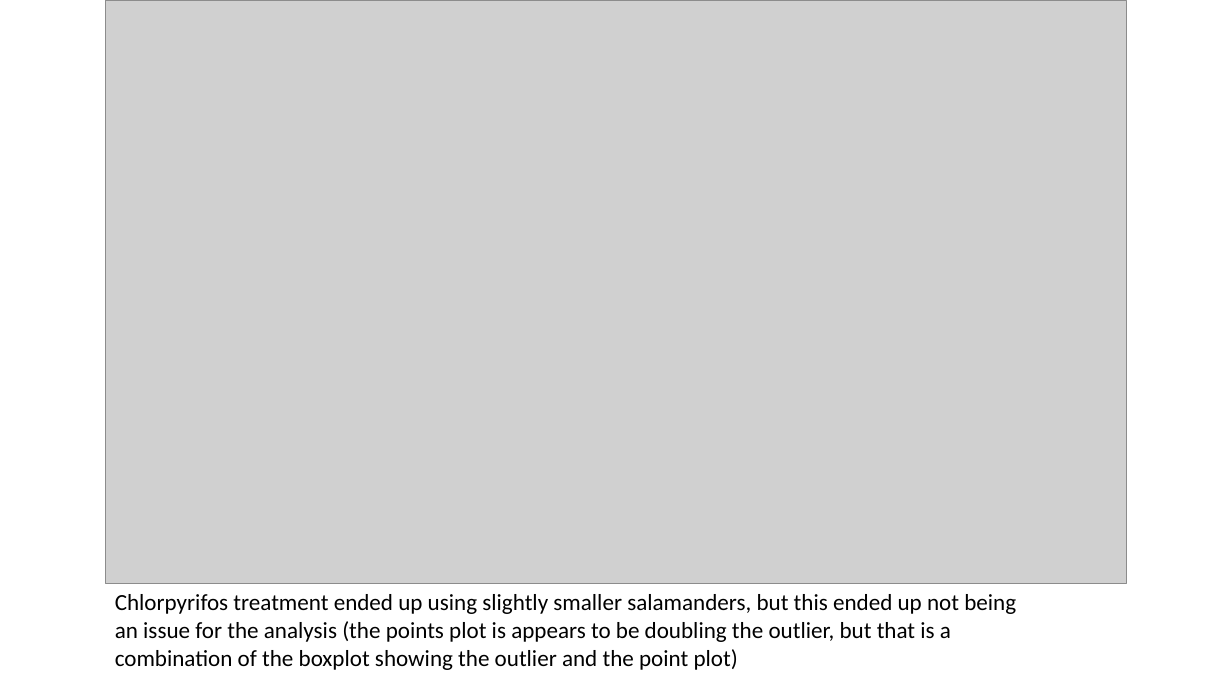
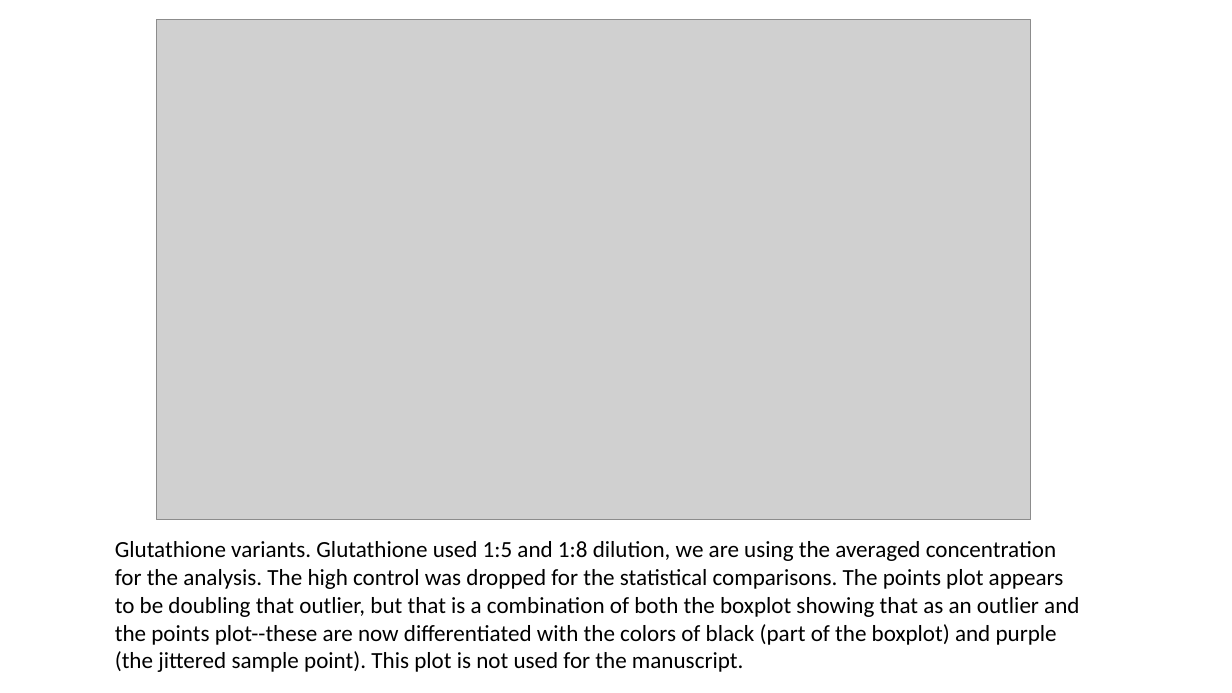
Before and after one commit to amphibian-exeff/vanmeter_salamander_exposures, a slide deck: slide 3 of pptx/rvm_salamander_gsh_analyses.pptx. Drawn at 1232x693 pixels with LibreOffice and Linux fonts; fonts in the diff are those of the drawing; grey boxes stand for pictures. Boxes give left, top, right and bottom in pixels: in the first picture for what was removed or moved away, otherwise in the second. Text is boxed around its words. In the diff, an @@ line names an element or a change of style, - is before the commit and + after.

```diff
--- a/pptx/rvm_salamander_gsh_analyses.pptx
+++ b/pptx/rvm_salamander_gsh_analyses.pptx
@@ picture: place and size @@
-picture at [105,0,1127,583]
+picture at [156,19,1031,519]
@@ text at [115,541,1079,672]: text changed @@
-Chlorpyrifos treatment ended up using slightly smaller salamanders, but this ended up not being an issue for the analysis (the points plot is appears to be doubling the outlier, but that is a combination of the boxplot showing the outlier and the point plot)
+Glutathione variants. Glutathione used 1:5 and 1:8 dilution, we are using the averaged concentration for the analysis. The high control was dropped for the statistical comparisons. The points plot appears to be doubling that outlier, but that is a combination of both the boxplot showing that as an outlier and the points plot--these are now differentiated with the colors of black (part of the boxplot) and purple (the jittered sample point). This plot is not used for the manuscript.
```
Also in this commit, not shown: 1 other slide changed, 2 slides added, 3 other files.
